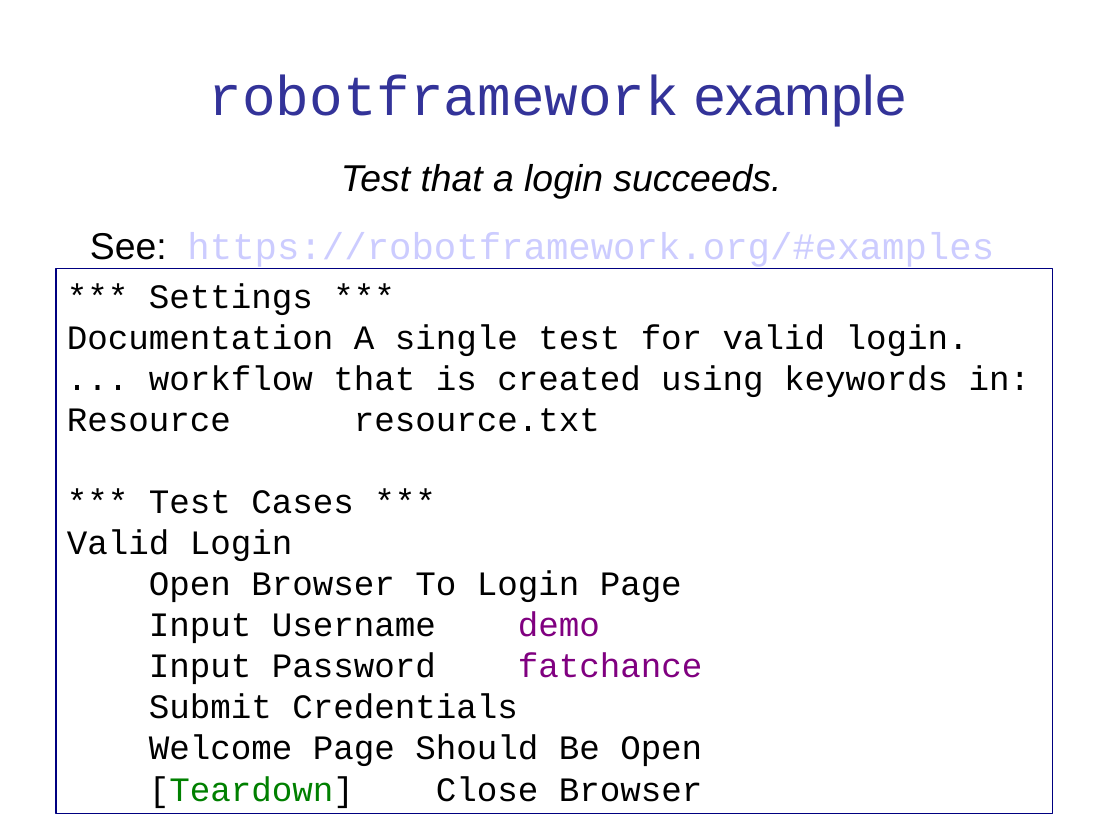
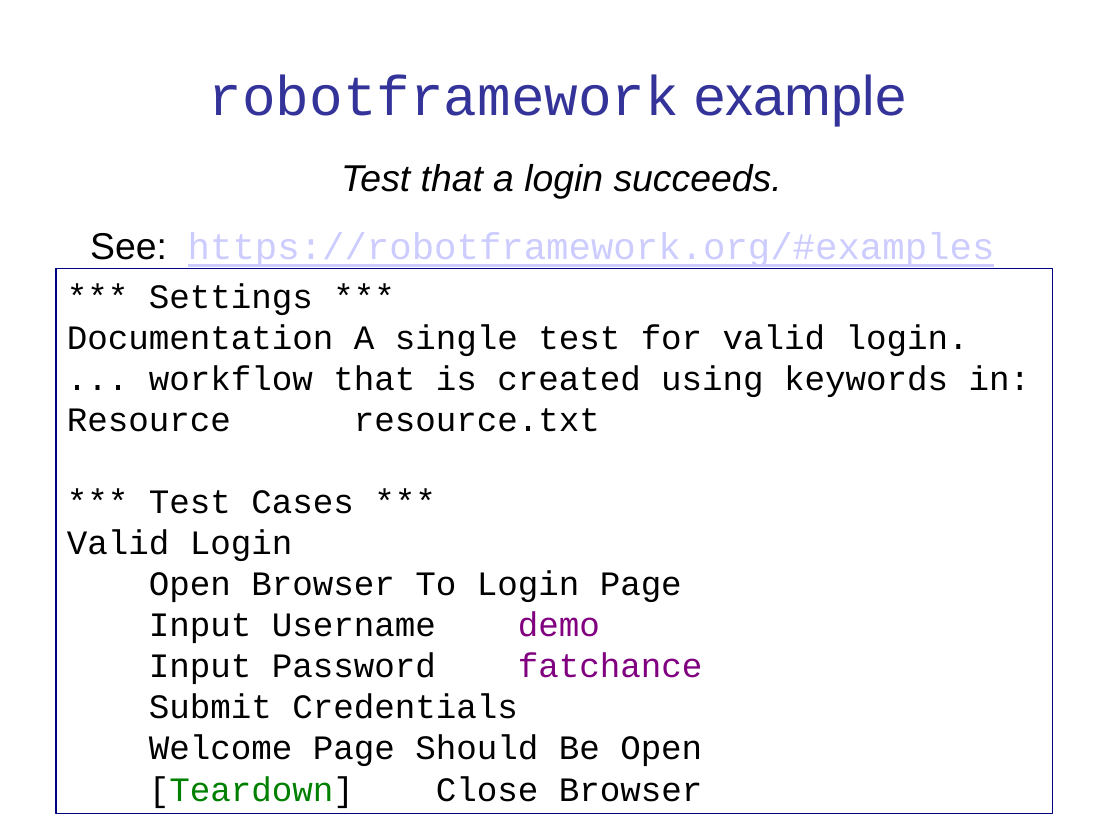
Before and after one commit to cpske/ISP, a slide deck: slide 27 of testing/WebTesting.ppt. Drawn at 1120x840 pixels with LibreOffice and Linux fonts; fonts in the diff are those of the drawing. Boxes give left, top, right and bottom in pixels: in the first picture for what was removed or moved away, otherwise in the second. Text is boxed around its words. In the diff, an @@ line names an element or a change of style, - is before the commit and + after.

```diff
--- a/testing/WebTesting.ppt
+++ b/testing/WebTesting.ppt
@@ text "Test that a login succeeds." at [90,164,995,269]: underline on in "https://robotframework.org/#examples" @@
```
Also in this commit, not shown: 5 other slides changed, 3 other files.
